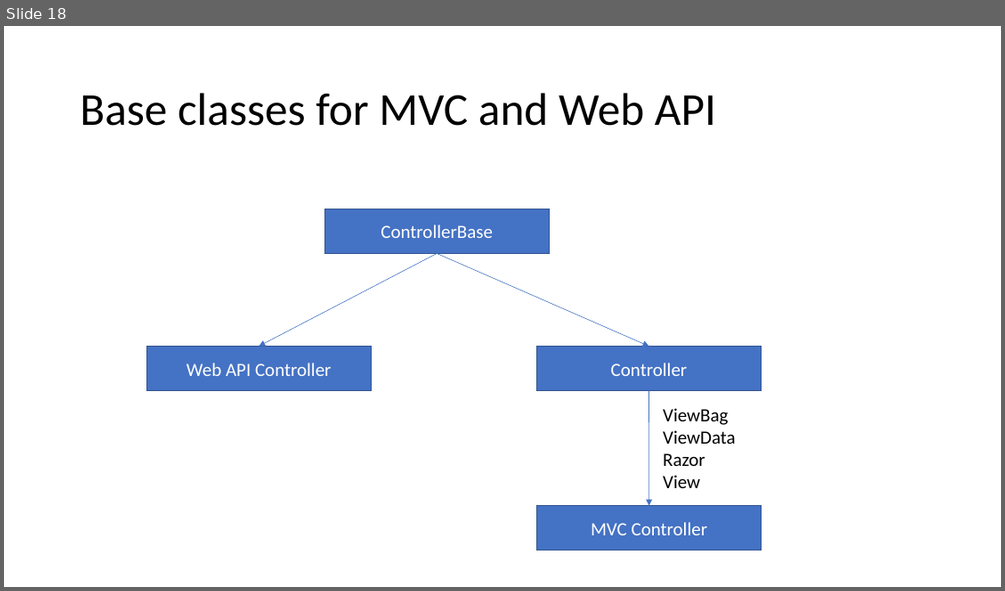
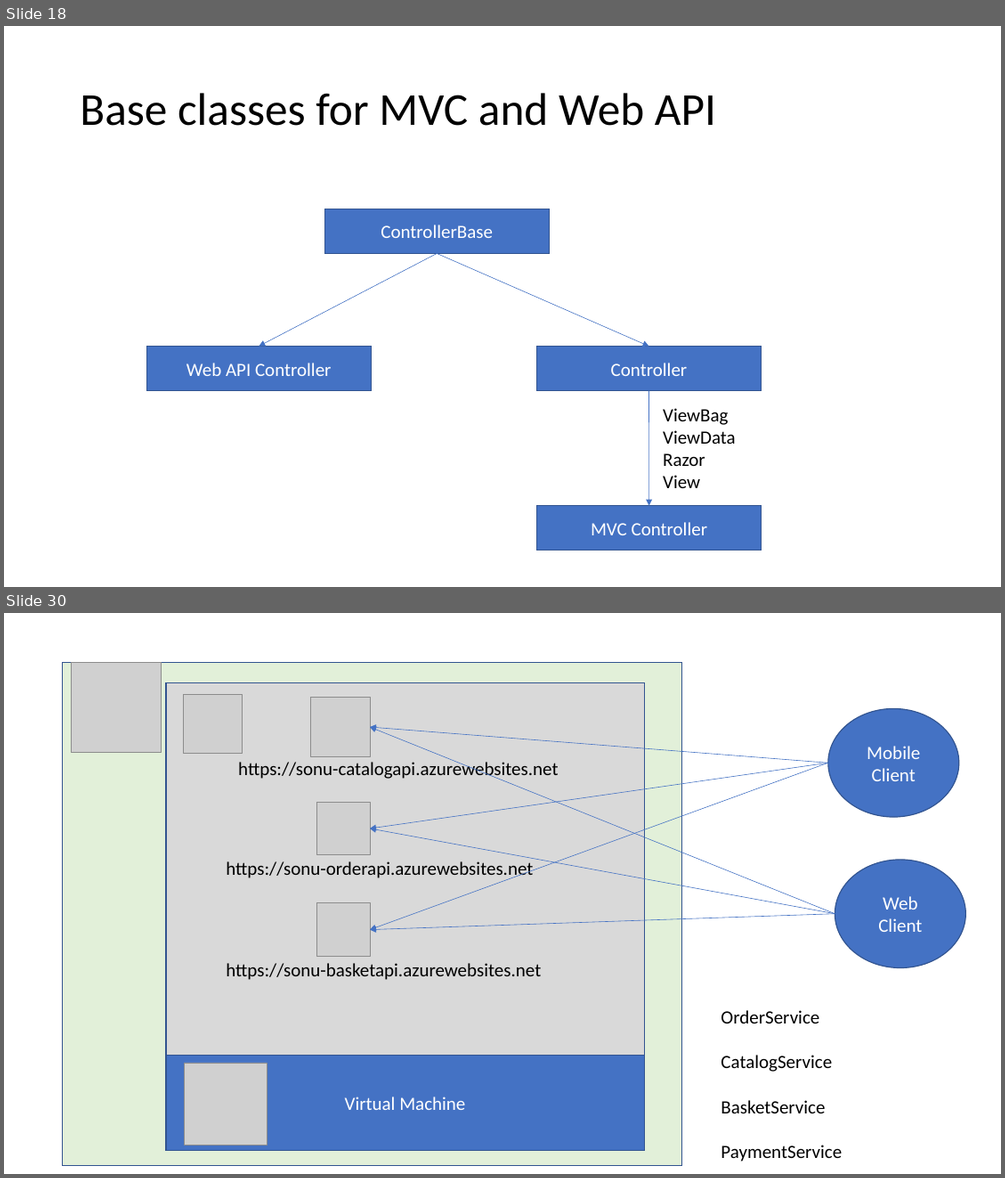
Before and after one commit to sonusathyadas/Microservices-Training-Materials, a slide deck: Presentation1.pptx. Shown one above the other, each under a label of ours: slide 18 before the commit, slides 18 and 30 after it; the slides between them are not shown. The pictures are 1005x591 and 1005x1178 pixels, drawn with LibreOffice and Linux fonts; fonts in the diff are those of the drawing; grey boxes stand for pictures. Boxes give left, top, right and bottom in pixels: in the first picture for what was removed or moved away, otherwise in the second. Text is boxed around its words. In the diff, an @@ line names an element or a change of style, - is before the commit and + after.

```diff
--- a/Presentation1.pptx
+++ b/Presentation1.pptx
@@ slide 30 added at (4, 613, 1001, 1174), background #FFFFFF @@
@@ rectangle added at (63, 662, 681, 1166), fill #E2F0D9, outline #325491 1 pt @@
@@ picture added at (72, 662, 161, 752) @@
@@ rectangle added at (166, 683, 645, 1055), fill #D9D9D9, outline #325491 1 pt @@
@@ picture added at (184, 695, 243, 754) @@
@@ picture added at (310, 698, 370, 756) @@
@@ ellipse added at (828, 709, 959, 817), fill #4472C4, outline #325491 1 pt, 18 pt, text #FFFFFF @@
+Mobile Client
@@ arrow added from (834, 914) to (370, 727), #4472C4 0.5 pt @@
@@ arrow added from (828, 763) to (370, 727), #4472C4 0.5 pt @@
@@ text added at (238, 759, 558, 780), 18 pt, text #000000 @@
+https://sonu-catalogapi.azurewebsites.net
@@ arrow added from (828, 763) to (370, 828), #4472C4 0.5 pt @@
@@ arrow added from (828, 763) to (370, 929), #4472C4 0.5 pt @@
@@ picture added at (316, 803, 370, 855) @@
@@ arrow added from (834, 914) to (370, 828), #4472C4 0.5 pt @@
@@ text added at (226, 861, 533, 881), 18 pt, text #000000 @@
+https://sonu-orderapi.azurewebsites.net
@@ ellipse added at (834, 860, 966, 968), fill #4472C4, outline #325491 1 pt, 18 pt, text #FFFFFF @@
+Web Client
@@ picture added at (316, 903, 370, 957) @@
@@ arrow added from (834, 914) to (370, 929), #4472C4 0.5 pt @@
@@ text added at (226, 963, 541, 980), 18 pt, text #000000 @@
+https://sonu-basketapi.azurewebsites.net
@@ text added at (720, 1010, 841, 1161), 18 pt, text #000000 @@
+OrderService
+CatalogService
+BasketService
+PaymentService
@@ rectangle added at (166, 1055, 645, 1150), fill #4472C4, outline #325491 1 pt, 18 pt, text #FFFFFF @@
+Virtual Machine
@@ picture added at (184, 1062, 267, 1144) @@
```
Also in this commit, not shown: 13 other slides added, 2 other files.
